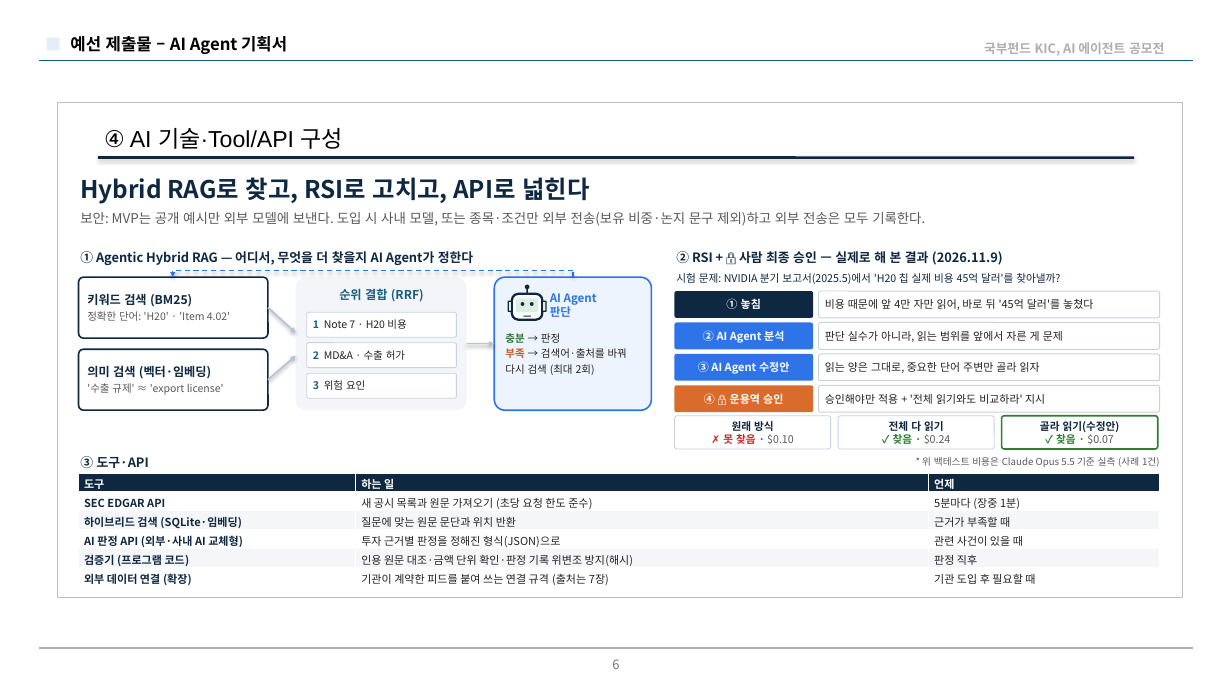
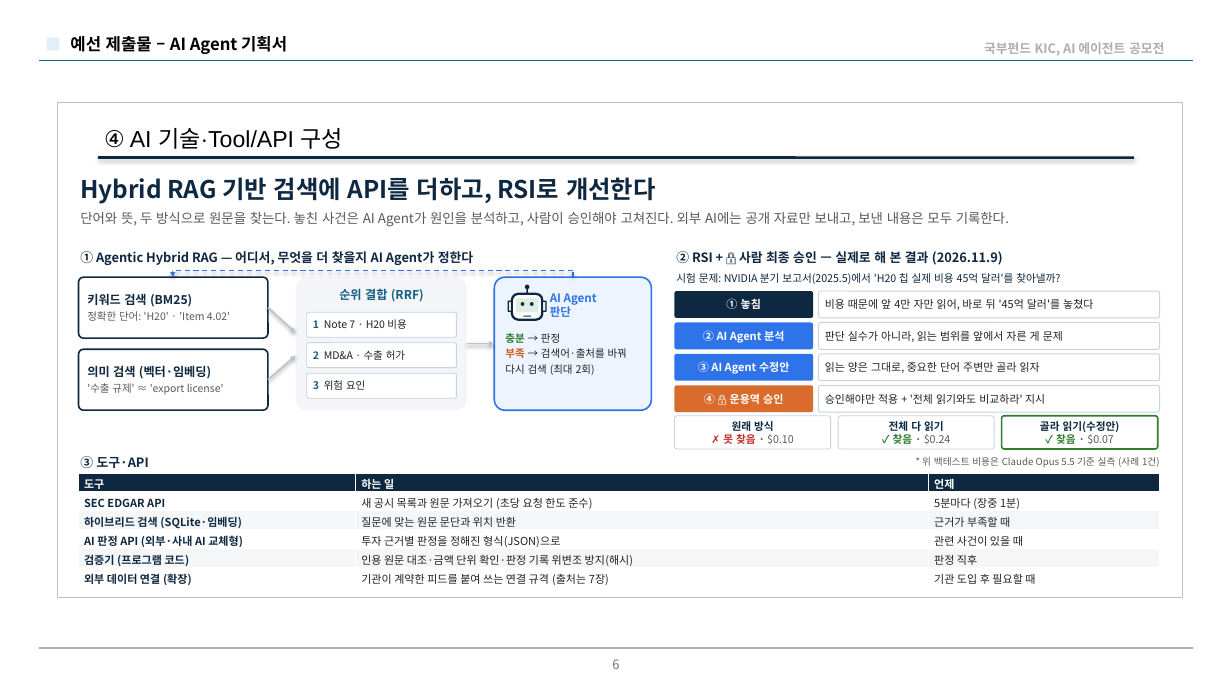
Before and after one commit to moon3853/thesis-fit, a slide deck: slide 6 of deck/KIC_최종기획서_ThesisFit.pptx. Drawn at 1232x693 pixels with LibreOffice and Linux fonts; fonts in the diff are those of the drawing; background and template pictures are left out. Boxes give left, top, right and bottom in pixels: in the first picture for what was removed or moved away, otherwise in the second. Text is boxed around its words. In the diff, an @@ line names an element or a change of style, - is before the commit and + after.

```diff
--- a/deck/KIC_최종기획서_ThesisFit.pptx
+++ b/deck/KIC_최종기획서_ThesisFit.pptx
@@ text at bbox=[80, 177, 656, 204]: text changed @@
-Hybrid RAG로 찾고, RSI로 고치고, API로 넓힌다
+Hybrid RAG 기반 검색에 API를 더하고, RSI로 개선한다
@@ text at bbox=[80, 212, 1009, 227]: text changed @@
-보안: MVP는 공개 예시만 외부 모델에 보낸다. 도입 시 사내 모델, 또는 종목·조건만 외부 전송(보유 비중·논지 문구 제외)하고 외부 전송은 모두 기록한다.
+단어와 뜻, 두 방식으로 원문을 찾는다. 놓친 사건은 AI Agent가 원인을 분석하고, 사람이 승인해야 고쳐진다. 외부 AI에는 공개 자료만 보내고, 보낸 내용은 모두 기록한다.
```
Also in this commit, not shown: 4 other files.
